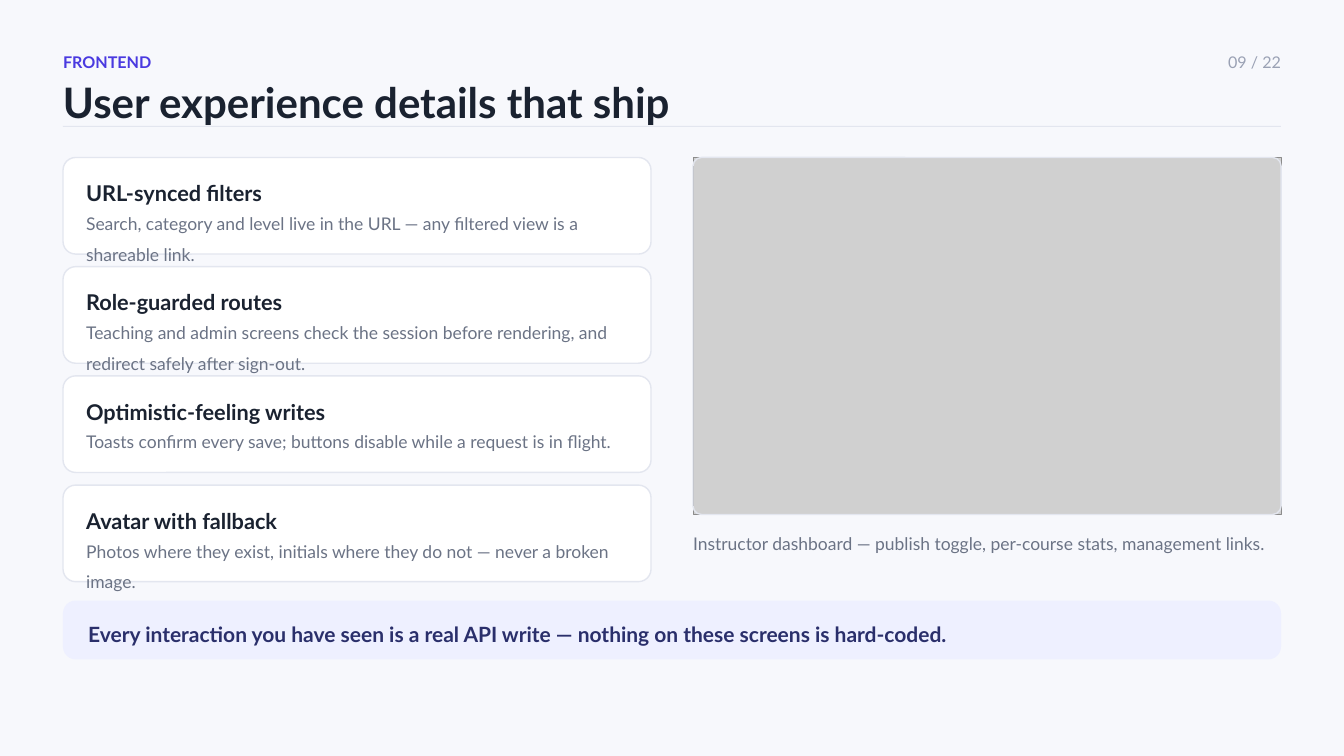
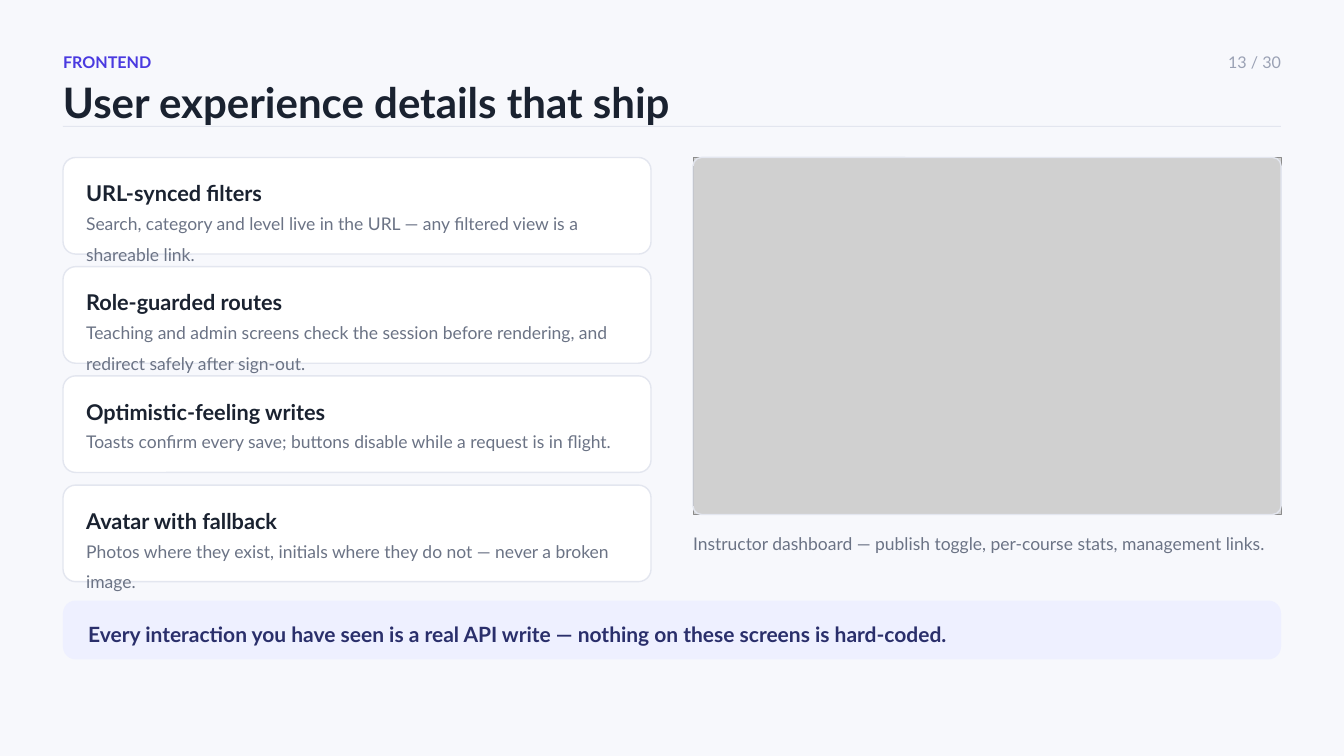
Before and after one commit to jackdangdev/LMS-web, a slide deck: slide 13 of docs/EduNova-Customer-Presentation.pptx (slide 9 before the commit). Drawn at 1344x756 pixels with LibreOffice and Linux fonts; fonts in the diff are those of the drawing; grey boxes stand for pictures. Boxes give left, top, right and bottom in pixels: in the first picture for what was removed or moved away, otherwise in the second. Text is boxed around its words. In the diff, an @@ line names an element or a change of style, - is before the commit and + after.

```diff
--- a/docs/EduNova-Customer-Presentation.pptx
+++ b/docs/EduNova-Customer-Presentation.pptx
@@ text at box(1228, 56, 1281, 68): text changed @@
-09 / 22
+13 / 30
```
Also in this commit, not shown: 19 other slides changed, 8 slides added, 1 other file.
